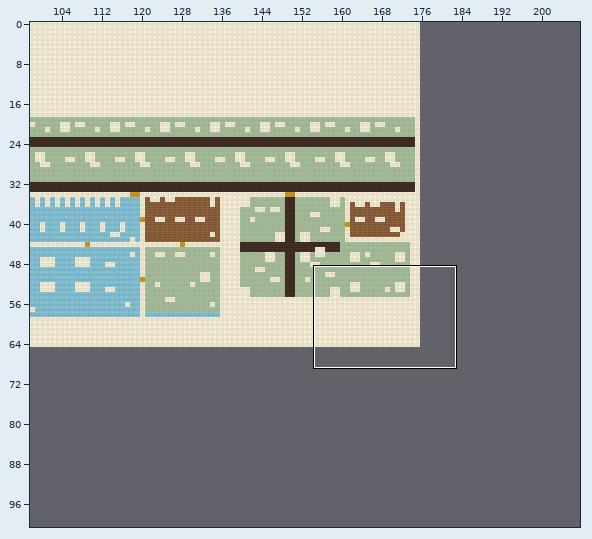
Tiled map (JSON): templates/companies/starter/office.tmj. The first picture is a wide view before the edit; the outline marks the close-up.
Close-up. Before the edit:
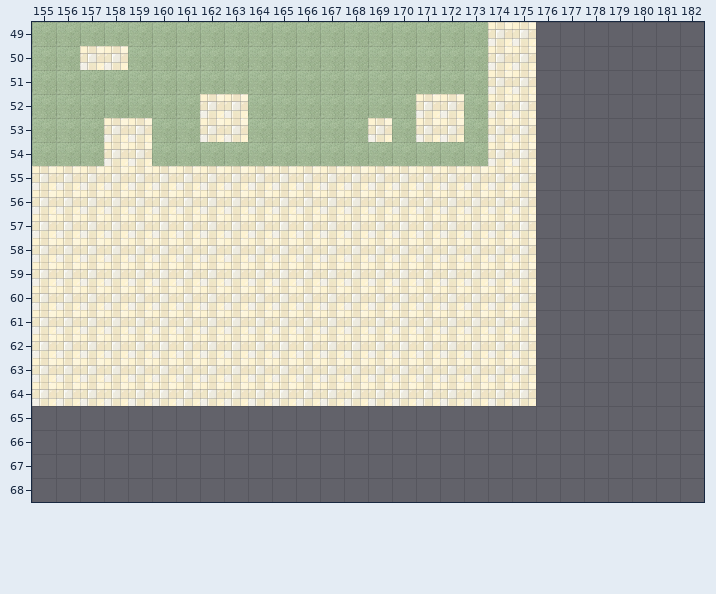
Cells are 32x32 px. Shown: x 155..182, y 49..68. The commit also changed other parts of the map, which this record leaves out. The old version is drawn lined up with the new one.
New version:
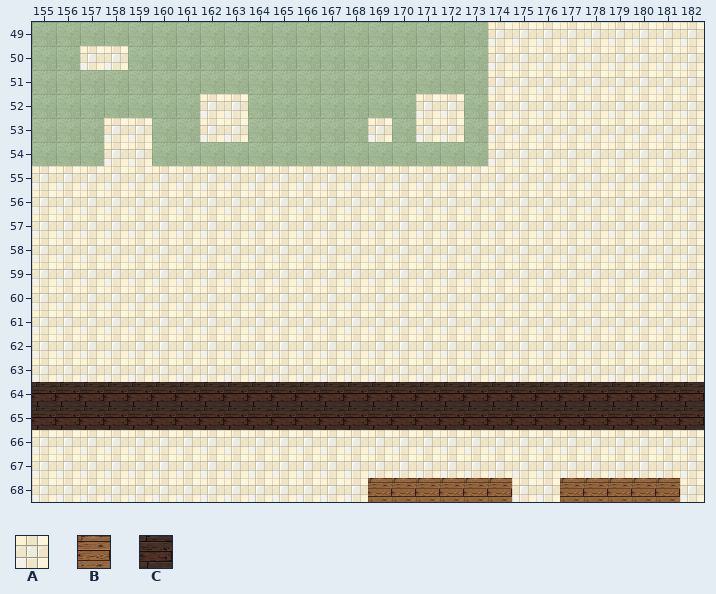
Key: from "office": A 0, B 3, C 6.
_ is an empty cell, # one hidden under a higher layer, . an unchanged one.
The edit:
map size 176x65 -> 208x101 cells
--- layer "floor"
@@ x 155..182 @@
-64 #####################_______
-65 ____________________________
+64 CCCCCCCCCCCCCCCCCCCCCCCCCCCC
+65 CCCCCCCCCCCCCCCCCCCCCCCCCCCC
@@ x 155..181 @@
-67 _________..................
-68 _________.....______.._____
+67 AAAAAAAAA..................
+68 AAAAAAAAA.....BBBBBB..BBBBB
--- layer "collision"
@@ x 155..182 @@
-49 ....................._______
-50 ....................._______
-51 ....................._______
-52 ....................._______
-53 ....................._______
-54 ....................._______
-55 ....................._______
-56 ....................._______
-57 ....................._______
-58 ....................._______
-59 ....................._______
-60 ....................._______
-61 ....................._______
-62 ....................._______
-63 ....................._______
-64 AAAAAAAAAAAAAAAAAAAAA.......
+49 .....................AAAAAAA
+50 .....................AAAAAAA
+51 .....................AAAAAAA
+52 .....................AAAAAAA
+53 .....................AAAAAAA
+54 .....................AAAAAAA
+55 .....................AAAAAAA
+56 .....................AAAAAAA
+57 .....................AAAAAAA
+58 .....................AAAAAAA
+59 .....................AAAAAAA
+60 .....................AAAAAAA
+61 .....................AAAAAAA
+62 .....................AAAAAAA
+63 .....................AAAAAAA
+64 _____________________.......
@@ x 155..182 @@
-66 ____________________________
-67 .........___________________
-68 ........._____......__....._
+66 AAAAAAAAAAAAAAAAAAAAAAAAAAAA
+67 .........AAAAAAAAAAAAAAAAAAA
+68 .........AAAAA......AA.....A
